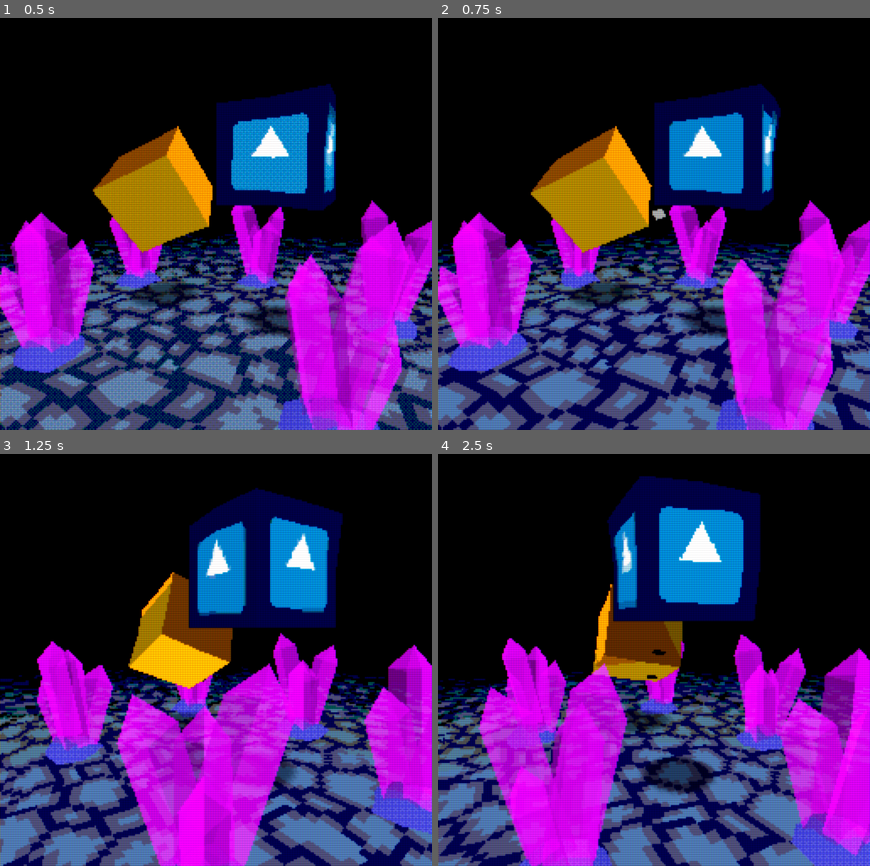
Above: before the commit, frames 1-4 (two rows, left to right).
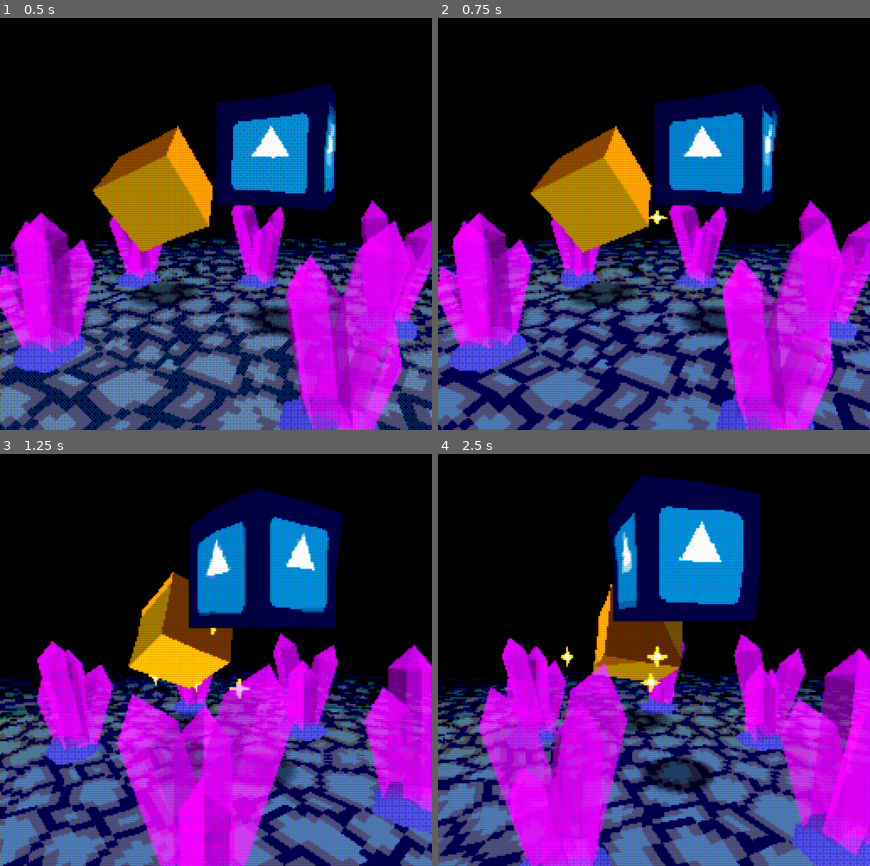
Above: after the commit, the same moments.

Repository: MenacingMecha/godot-psx-style-demo
Game: Godot game, scene res://post_process/pp_stack.tscn
The game is run twice, just before and just after one commit, with the same random seed, the same clock (stepped at 60 frames per second) and the same inputs. The engine's default icon, where the game draws it, is replaced by a stand-in: a white triangle on a blue panel in a dark square.
Inputs:
- Up to frame 1 (0.5 s): no input
- Up to frame 2 (0.75 s): tap Enter (ui_accept) at 0.5 s; tap 2 (kb_2) at 0.6 s
- Up to frame 3 (1.25 s): tap Enter (ui_accept) at 0.77 s
- Up to frame 4 (2.5 s): tap 2 (kb_2) at 1.35, 2.1 s; tap Enter (ui_accept) at 1.52 s

Frame 1 is identical in both runs. In frame 2, 0.1% of the frame differs, in the area x 48-54%, y 46-51%; in frame 3, 0.2%; in frame 4, 0.3%, in the area x 28-54%, y 46-58%.

Commit message:
Fixed broken file references to psx_billboard_unlit.shader

Diff:
--- a/shaders/psx_billboard_unlit.shader
+++ b/shaders/psx_billboard_unlit.shader
@@ -1,5 +1,5 @@
 shader_type spatial;
-render_mode skip_vertex_transform, diffuse_lambert_wrap, vertex_lighting, cull_disabled, unshaded;
+render_mode skip_vertex_transform, diffuse_lambert_wrap, unshaded;
 
 const float psx_fixed_point_precision = 16.16;
 
--- a/world/sparkle_mat.tres
+++ b/world/sparkle_mat.tres
@@ -1,6 +1,6 @@
 [gd_resource type="ShaderMaterial" load_steps=3 format=2]
 
-[ext_resource path="res://shaders/psx_lit_alpha-scissor_unlit.shader" type="Shader" id=1]
+[ext_resource path="res://shaders/psx_billboard_unlit.shader" type="Shader" id=1]
 [ext_resource path="res://world/sparkle.png" type="Texture" id=2]
 
 [resource]
@@ -9,7 +9,6 @@
 shader_param/color = Color( 1, 1, 1, 1 )
 shader_param/uv_scale = Vector2( 1, 1 )
 shader_param/uv_offset = Vector2( 0, 0 )
-shader_param/billboard = true
 shader_param/y_billboard = false
 shader_param/color_depth = 15
 shader_param/use_alpha_scissor = true
